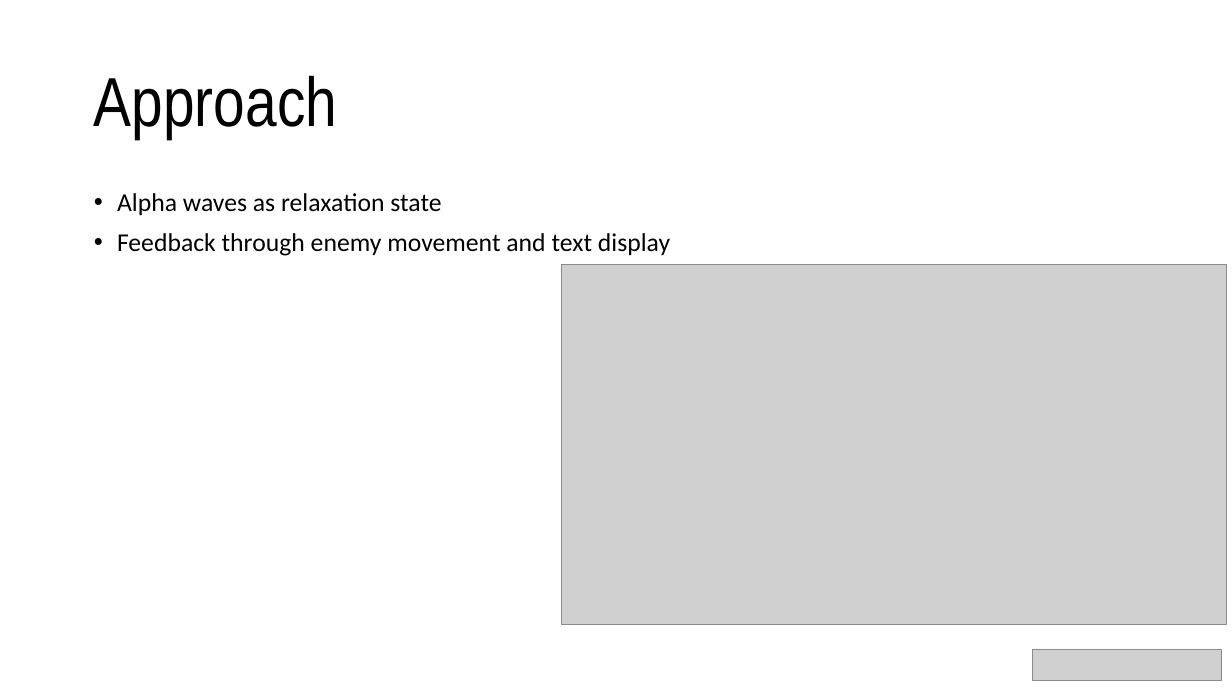
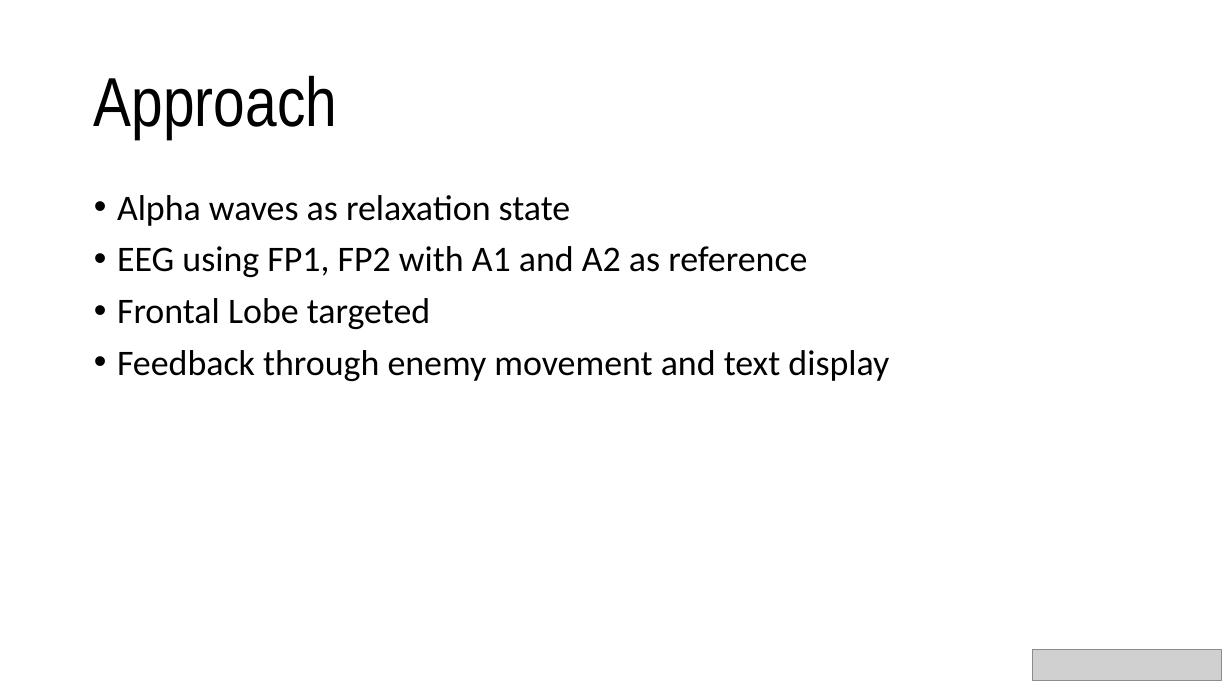
Before and after one commit to gershGit/BCI-Final-Project, a slide deck: slide 4 of presentation.pptx. Drawn at 1232x693 pixels with LibreOffice and Linux fonts; fonts in the diff are those of the drawing; grey boxes stand for pictures. Boxes give left, top, right and bottom in pixels: in the first picture for what was removed or moved away, otherwise in the second. Text is boxed around its words. In the diff, an @@ line names an element or a change of style, - is before the commit and + after.

Commit message:
Electrode Positioning
+Added electrode position and brain region to target to the presentation

```diff
--- a/presentation.pptx
+++ b/presentation.pptx
@@ text at (x1=117, y1=195, x2=889, y2=381): size 20 to 28 pt in "Alpha waves as relaxation state", "Feedback through enemy movement and text display" @@
@@ text at (x1=117, y1=246, x2=807, y2=329): paragraphs added @@
+• EEG using FP1, FP2 with A1 and A2 as reference
+• Frontal Lobe targeted
@@ picture removed at (x1=561, y1=264, x2=1226, y2=624) @@
```
Also in this commit, not shown: 3 other slides changed, 1 slide added.
